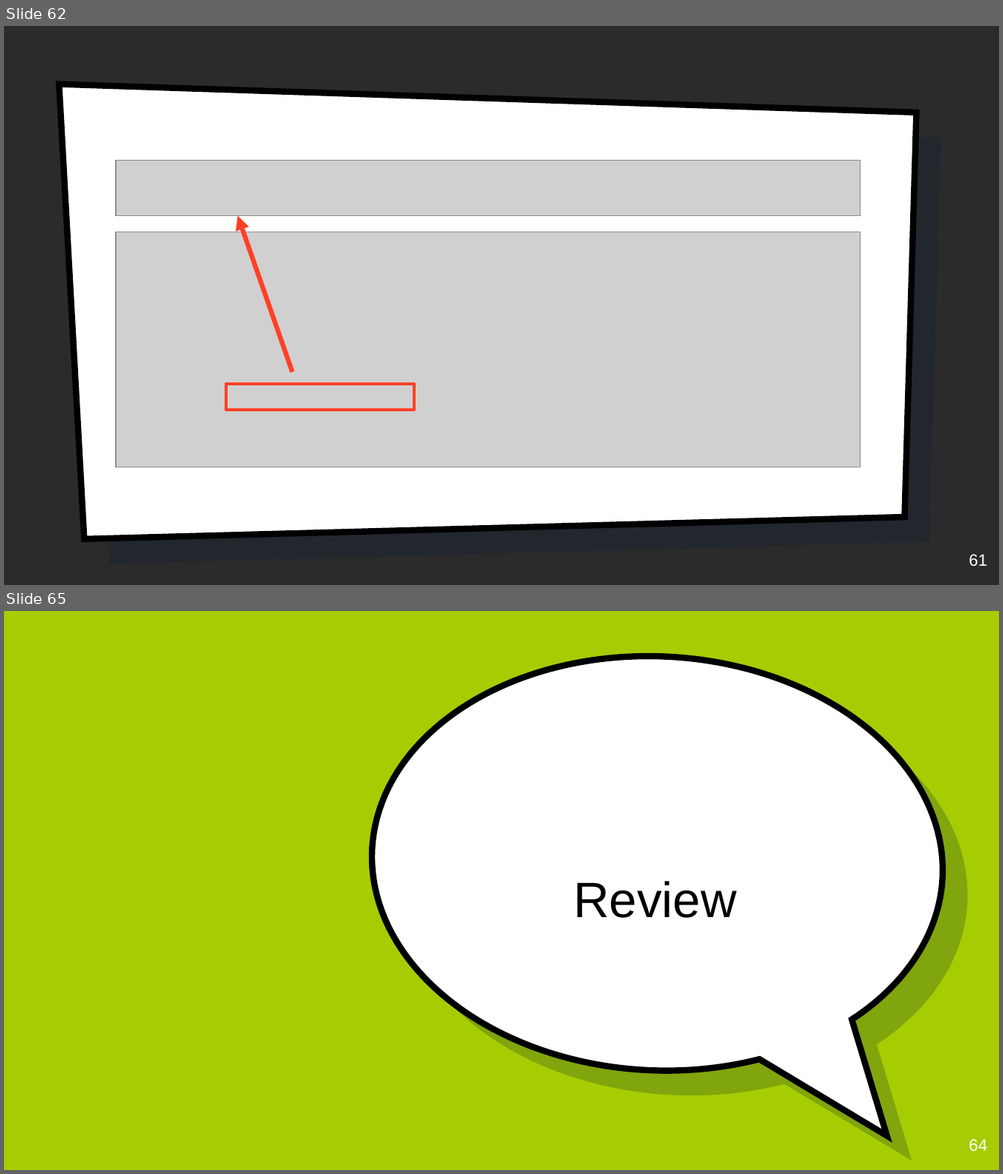
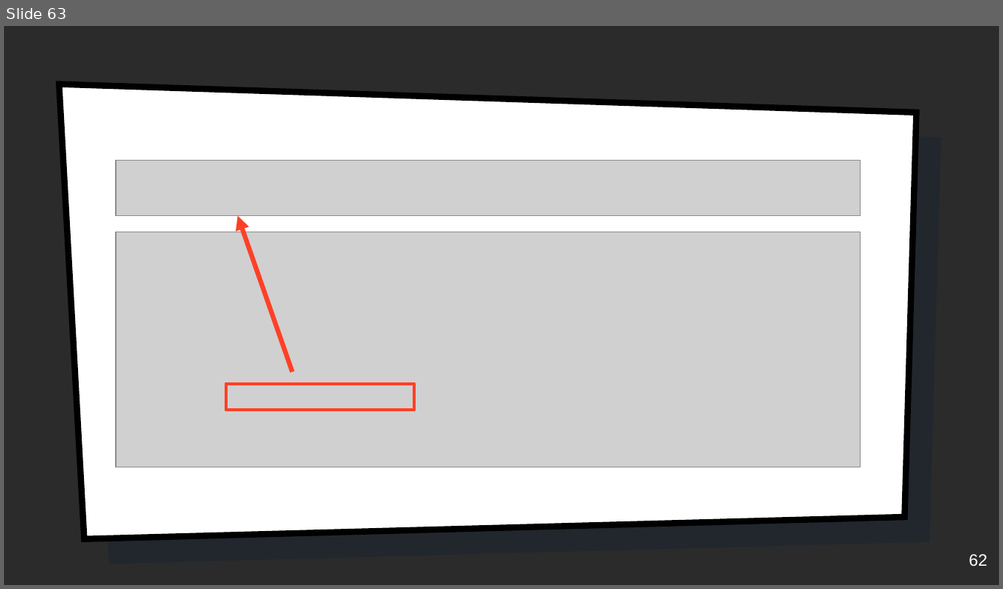
Before and after one commit to tiffanyb/tiffanyb.github.io, a slide deck: courses/cse545/slides/11-heap-4.pptx. Shown one above the other, each under a label of ours: slides 62 and 65 before the commit, slide 63 after it; the slides between them are not shown. The pictures are 1003x1174 and 1003x589 pixels, drawn with LibreOffice and Linux fonts; fonts in the diff are those of the drawing; grey boxes stand for pictures; background and template pictures are left out; a plain dark background stands for a picture behind light text. Boxes give left, top, right and bottom in pixels: in the first picture for what was removed or moved away, otherwise in the second. Text is boxed around its words. In the diff, an @@ line names an element or a change of style, - is before the commit and + after.

```diff
--- a/courses/cse545/slides/11-heap-4.pptx
+++ b/courses/cse545/slides/11-heap-4.pptx
@@ slide 65 removed at box(4, 611, 999, 1170), background picture (left out) @@
@@ speech bubble removed at box(362, 643, 953, 1085) @@
@@ speech bubble removed at box(387, 667, 977, 1109) @@
@@ title removed at box(573, 881, 736, 918) @@
-Review
@@ page number removed at box(968, 1139, 987, 1152) @@
-64
@@ what was slide 62 is now slide 63 @@
@@ page number at box(968, 554, 987, 566): text changed @@
-61
+62
```
Also in this commit, not shown: 2 slides changed, 20 slides added, 1 other slide removed, 23 other files.
